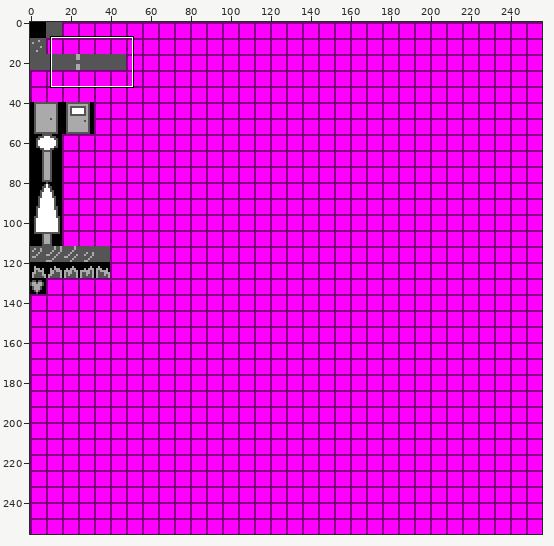
A sprite sheet gets an edit: res/Tiles/tile_sheet.png. Above, an overview of the earlier version with the close-up marked.
Close-up. Before the edit:
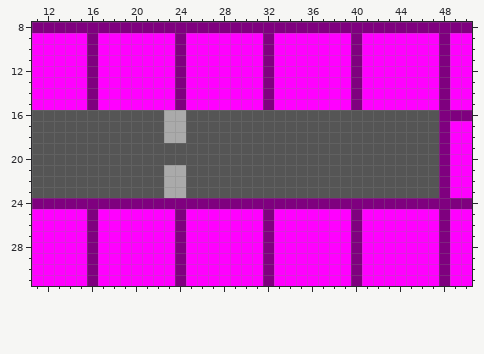
The file is 256x256 pixels. Shown: x 11..50, y 8..31.
And afterwards:
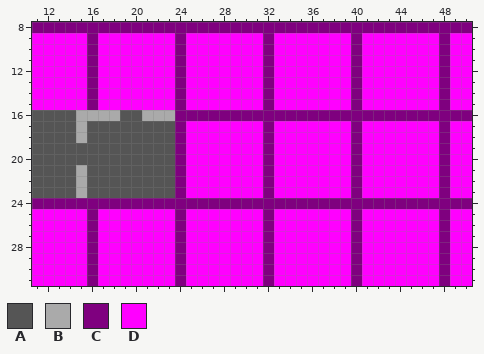
Palette (. is transparent): A #555555  B #aaaaaa  C #7f007f  D #ff00ff
Difference:
Changed rows in their new state; - is an unchanged pixel.
first column x 15:
16 BBBB--BB-CCCCCCCCCCCCCCCCCCCCCCCC
17 B-------ACDDDDDDDCDDDDDDDCDDDDDDD
18 B-------ACDDDDDDDCDDDDDDDCDDDDDDD
19 ---------CDDDDDDDCDDDDDDDCDDDDDDD
20 ---------CDDDDDDDCDDDDDDDCDDDDDDD
21 B-------ACDDDDDDDCDDDDDDDCDDDDDDD
22 B-------ACDDDDDDDCDDDDDDDCDDDDDDD
23 B-------ACDDDDDDDCDDDDDDDCDDDDDDD
